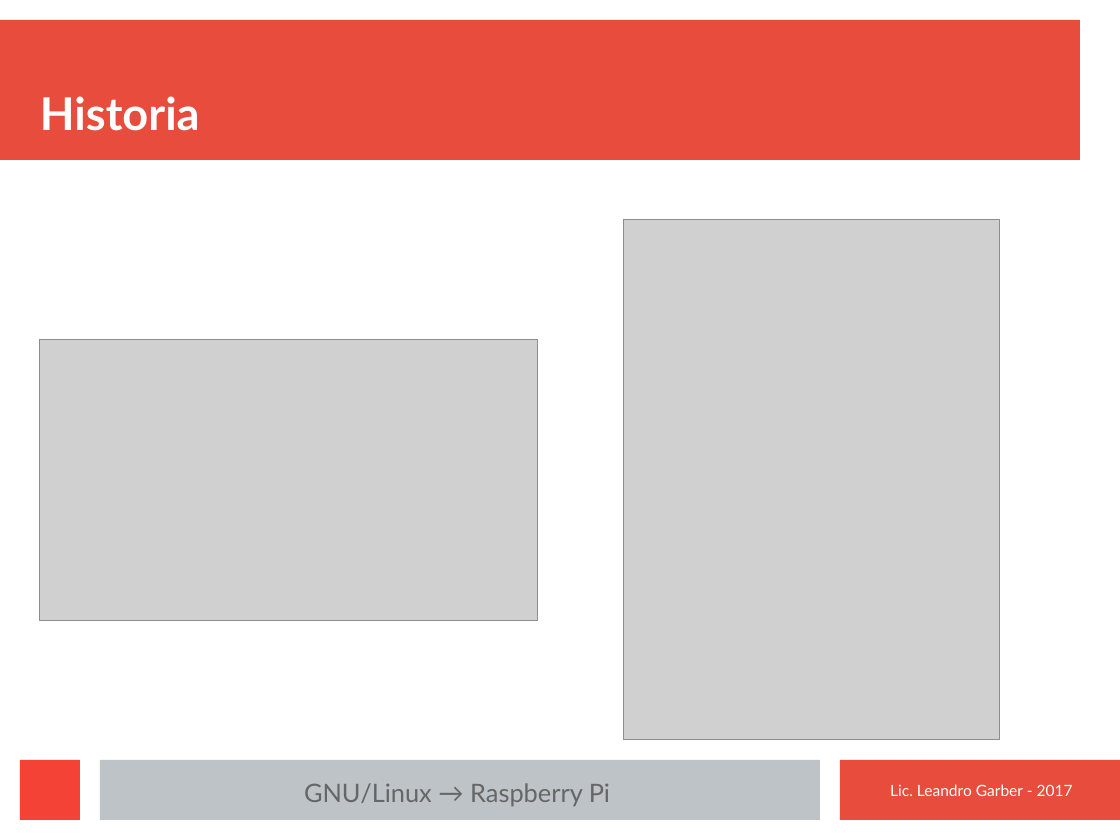
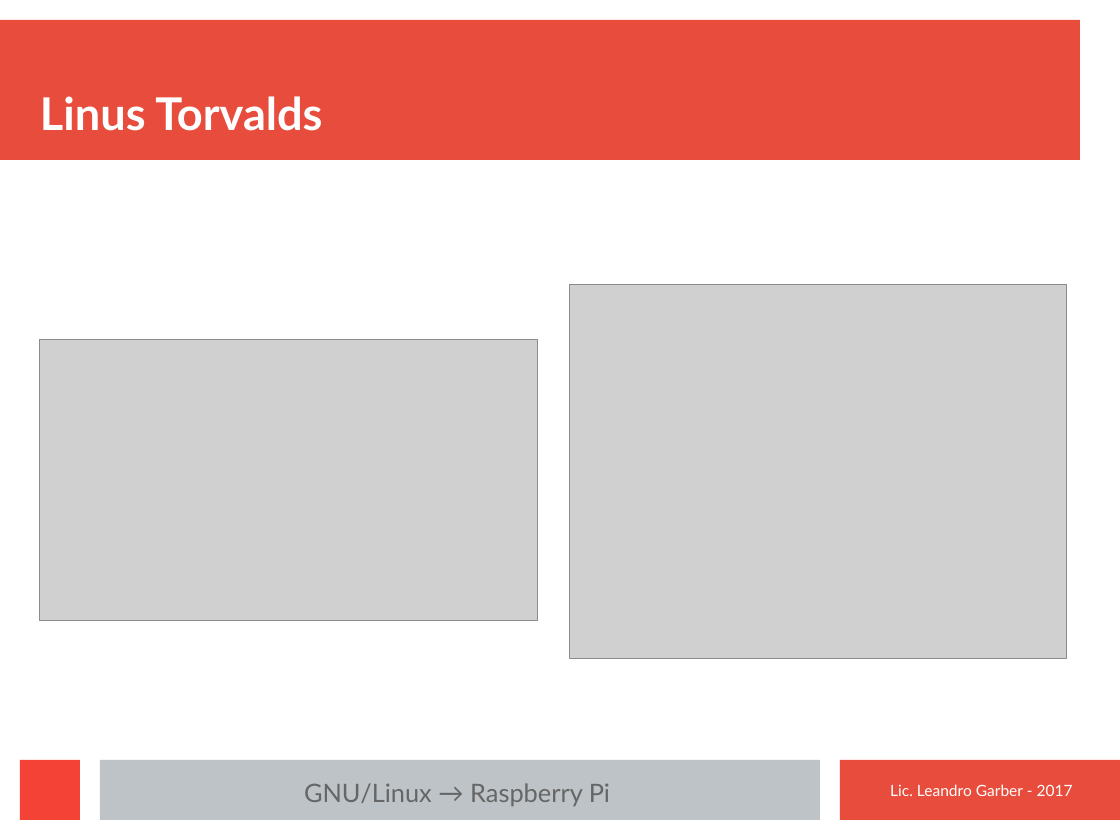
Before and after one commit to macramole/cursoLinux, a slide deck: slide 3 of presentaciones/1-Introduccion.odp (slide 5 before the commit). Drawn at 1120x840 pixels with LibreOffice and Linux fonts; fonts in the diff are those of the drawing; grey boxes stand for pictures. Boxes give left, top, right and bottom in pixels: in the first picture for what was removed or moved away, otherwise in the second. Text is boxed around its words. In the diff, an @@ line names an element or a change of style, - is before the commit and + after.

```diff
--- a/presentaciones/1-Introduccion.odp
+++ b/presentaciones/1-Introduccion.odp
@@ title at [40, 96, 322, 131]: text changed @@
-Historia
+Linus Torvalds
@@ picture: place and size @@
-picture at [624, 221, 1000, 741]
+picture at [569, 285, 1067, 659]
```
Also in this commit, not shown: 2 other slides changed, 1 slide added, 1 slide removed, 3 other files.
